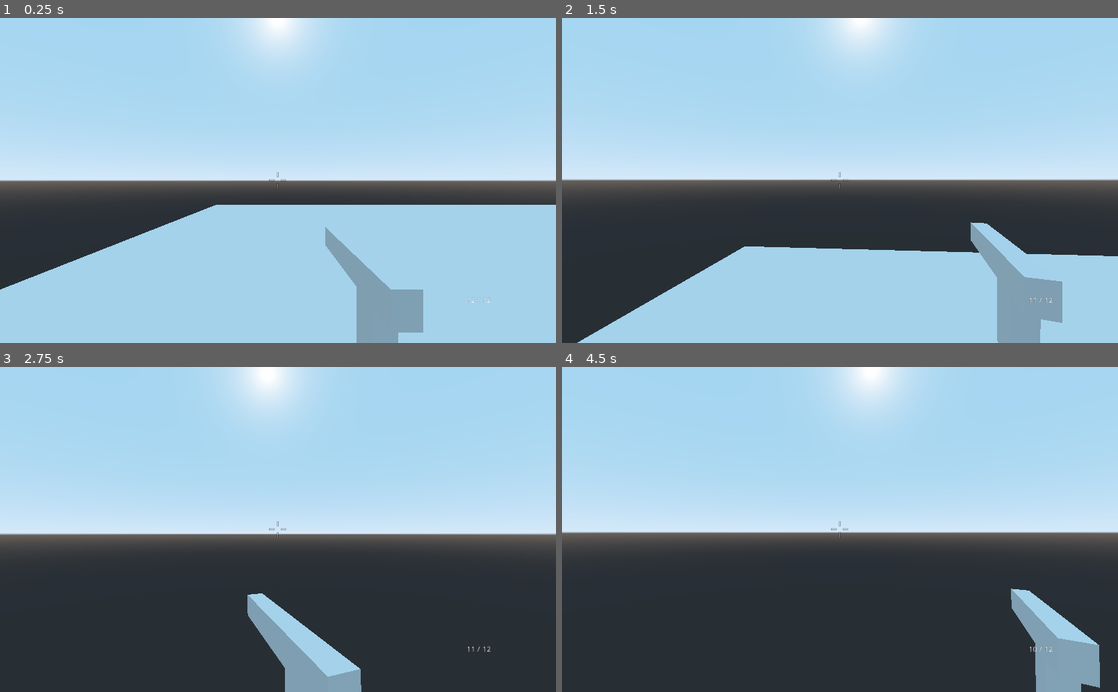
Above: before the commit, frames 1-4 (two rows, left to right).
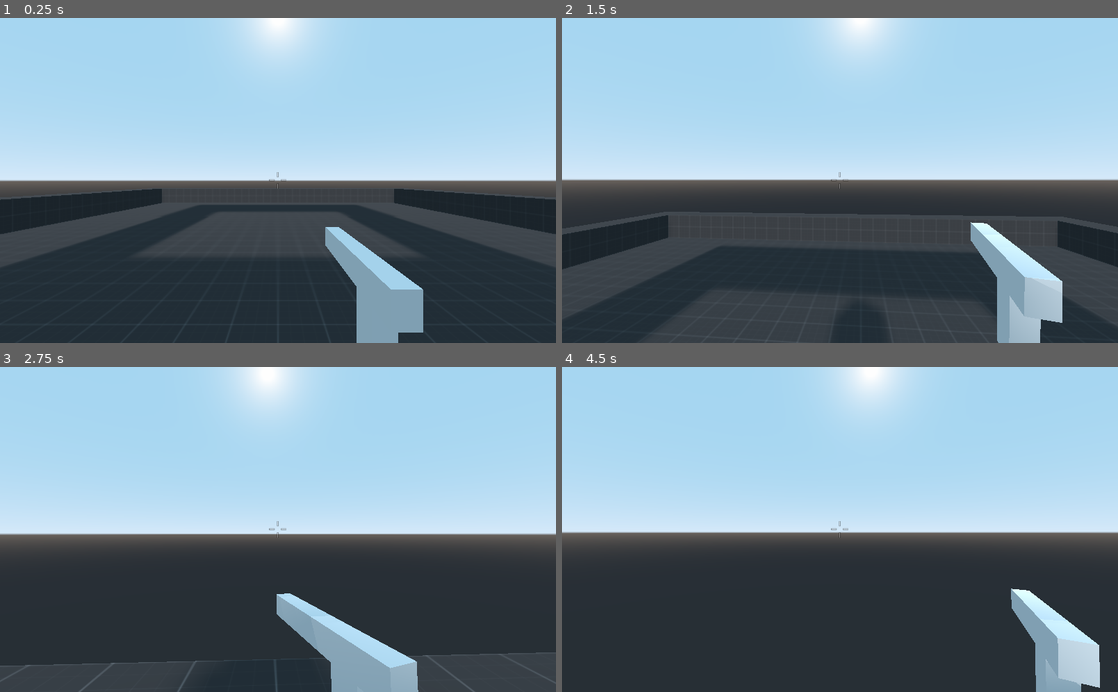
Above: after the commit, the same moments.

Repository: jsalisi/Unstable
Game: Godot game, scene res://prototype.tscn
The game is run twice, just before and just after one commit, with the same random seed, the same clock (stepped at 60 frames per second) and the same inputs. Before the commit the project starts from res://Level.tscn.
Inputs (mouse positions are in pixels of both pictures, inside the frame that each line leads up to):
- Up to frame 1 (0.25 s): no input
- Up to frame 2 (1.5 s): move the mouse to (867, 180) at 0.52 s; hold Z 0.53-1.28 s; hold W from 0.53 s (still down); click (867, 180) at 0.67 s; tap Space at 0.77 s; move the mouse to (812, 180) at 1.27 s; tap Q at 1.35 s
- Up to frame 3 (2.75 s): keep holding W; tap Space at 1.52 s; move the mouse to (289, 523) at 2.02 s; hold Shift from 2.03 s (still down)
- Up to frame 4 (4.5 s): keep holding W; move the mouse to (834, 536) at 2.77 s; release Shift at 2.78 s; tap Ctrl at 2.85 s; click (834, 536) at 2.92 s; tap Space at 3.02, 3.77 s; move the mouse to (878, 532) at 3.52 s; hold F 3.53-4.28 s; move the mouse to (795, 526) at 4.27 s; tap E at 4.35 s

The runs differ from the first frame. In frame 1, 36% of the frame differs, in the area x 0-100%, y 52-100%; in frame 2, 24%; in frame 3, 5.9%; in frame 4, 1.7%.

Commit message:
Added new prototype level
Testing shadows and textures. Disabled UI temporarily since it breaks.

Diff:
--- a/player/abilities/shoot/ShootingRayCast.gd
+++ b/player/abilities/shoot/ShootingRayCast.gd
@@ -16,7 +16,7 @@
 
 var current_ammo = 0
 
-onready var ammo_label = $"/root/Level/UI/Label"
+#onready var ammo_label = $"/root/Level/UI/Label"
 
 var mouse_relative_x = 0
 var mouse_relative_y = 0
@@ -126,11 +126,11 @@
 	yield(get_tree().create_timer(60), "timeout")
 	impact_instance.queue_free()
 
-func _process(delta):
-	if not $ReloadTween.is_active():
-		ammo_label.set_text("%d / %d" % [current_ammo, max_ammo])
-	else:
-		ammo_label.set_text("RELOADING...")
+#func _process(delta):
+#	if not $ReloadTween.is_active():
+#		ammo_label.set_text("%d / %d" % [current_ammo, max_ammo])
+#	else:
+#		ammo_label.set_text("RELOADING...")
 
 func _physics_process(delta):
 	# Weapon sway:
--- a/project.godot
+++ b/project.godot
@@ -16,7 +16,7 @@
 [application]
 
 config/name="Unstable"
-run/main_scene="res://Level.tscn"
+run/main_scene="res://prototype.tscn"
 config/icon="res://icon.png"
 
 [audio]
--- /dev/null
+++ b/prototype.tscn
@@ -0,0 +1,43 @@
+[gd_scene load_steps=3 format=2]
+
+[ext_resource path="res://textures/3d_tex.tres" type="Material" id=1]
+[ext_resource path="res://player/Player.tscn" type="PackedScene" id=2]
+
+[node name="Spatial" type="Spatial"]
+
+[node name="DirectionalLight" type="DirectionalLight" parent="."]
+transform = Transform( 1, 0, 0, 0, 0.866025, 0.5, 0, -0.5, 0.866025, 0, 10, 0 )
+shadow_enabled = true
+
+[node name="CSGCombiner" type="CSGCombiner" parent="."]
+use_collision = true
+
+[node name="CSGBox" type="CSGBox" parent="CSGCombiner"]
+width = 18.0
+depth = 20.0
+material = ExtResource( 1 )
+
+[node name="CSGBox" type="CSGBox" parent="CSGCombiner/CSGBox"]
+transform = Transform( 1, 0, 0, 0, 1, 0, 0, 0, 1, 0, 1, 0 )
+operation = 2
+width = 16.0
+depth = 18.0
+material = ExtResource( 1 )
+
+[node name="Player" parent="CSGCombiner" instance=ExtResource( 2 )]
+transform = Transform( 1, 0, 0, 0, 1, 0, 0, 0, 1, 0, 1, 7 )
+
+[node name="CSGCombiner2" type="CSGCombiner" parent="."]
+
+[node name="CSGBox" type="CSGBox" parent="CSGCombiner2"]
+transform = Transform( 1, 0, 0, 0, 0.866025, -0.5, 0, 0.5, 0.866025, 0, 7, 11 )
+width = 10.0
+height = 0.002
+depth = 8.0
+material = ExtResource( 1 )
+
+[node name="CSGBox" type="CSGBox" parent="CSGCombiner2/CSGBox"]
+operation = 2
+width = 6.0
+depth = 4.0
+material = ExtResource( 1 )
--- /dev/null
+++ b/textures/3d_tex.tres
@@ -0,0 +1,8 @@
+[gd_resource type="SpatialMaterial" load_steps=2 format=2]
+
+[ext_resource path="res://textures/Dark/texture_01.png" type="Texture" id=1]
+
+[resource]
+flags_world_triplanar = true
+albedo_texture = ExtResource( 1 )
+uv1_triplanar = true
Binary file added: textures/Dark/texture_01.png
Not shown, added: textures/Dark/texture_01.png.import
Binary file added: textures/Dark/texture_02.png
Not shown, added: textures/Dark/texture_02.png.import
Binary file added: textures/Dark/texture_03.png
Not shown, added: textures/Dark/texture_03.png.import
Binary file added: textures/Dark/texture_04.png
Not shown, added: textures/Dark/texture_04.png.import
Binary file added: textures/Dark/texture_05.png
Not shown, added: textures/Dark/texture_05.png.import
Binary file added: textures/Dark/texture_06.png
Not shown, added: textures/Dark/texture_06.png.import
(and 15 more such lines)
